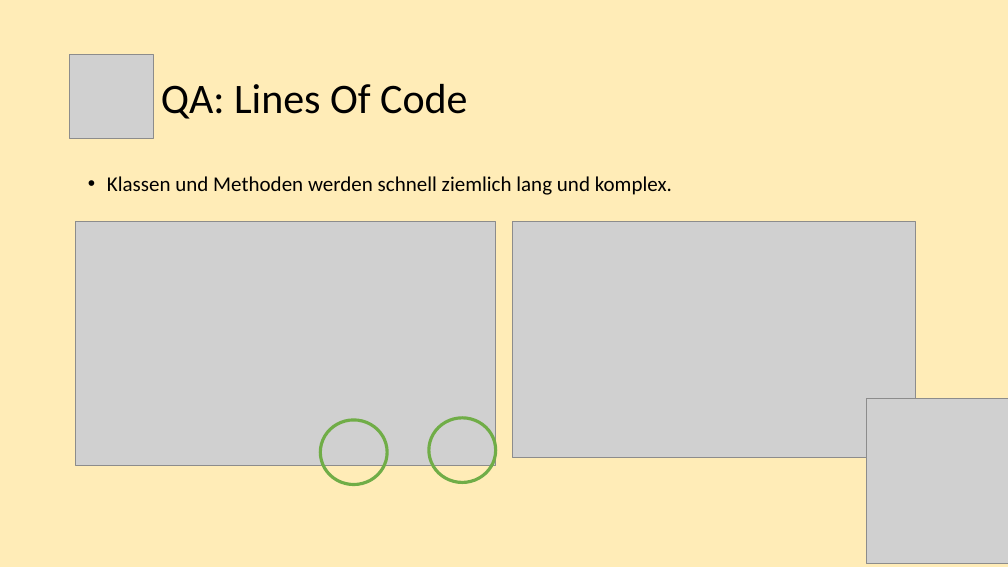
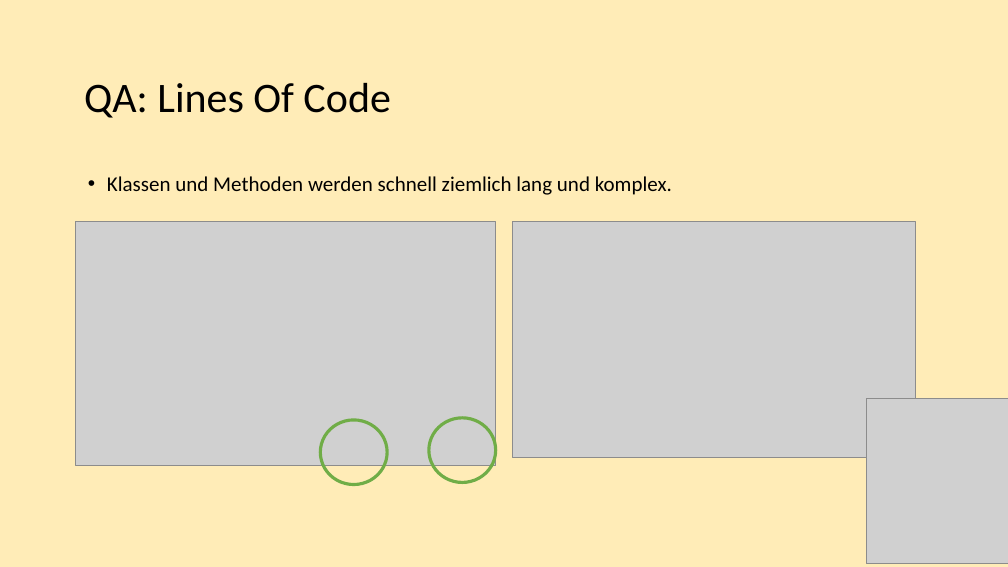
Before and after one commit to ruben-hutter/jDogs, a slide deck: slide 8 of Milestones/Milestone5/Präsentation_MS5.pptx (slide 9 before the commit). Drawn at 1008x567 pixels with LibreOffice and Linux fonts; fonts in the diff are those of the drawing; grey boxes stand for pictures. Boxes give left, top, right and bottom in pixels: in the first picture for what was removed or moved away, otherwise in the second. Text is boxed around its words. In the diff, an @@ line names an element or a change of style, - is before the commit and + after.

```diff
--- a/Milestones/Milestone5/Präsentation_MS5.pptx
+++ b/Milestones/Milestone5/Präsentation_MS5.pptx
@@ title "QA: Lines Of Code": place and size @@
-title "QA: Lines Of Code" at (161,84,467,119)
+title "QA: Lines Of Code" at (84,83,390,118)
@@ picture removed at (70,54,154,138) @@
```
Also in this commit, not shown: 8 other slides changed, 1 slide removed.
